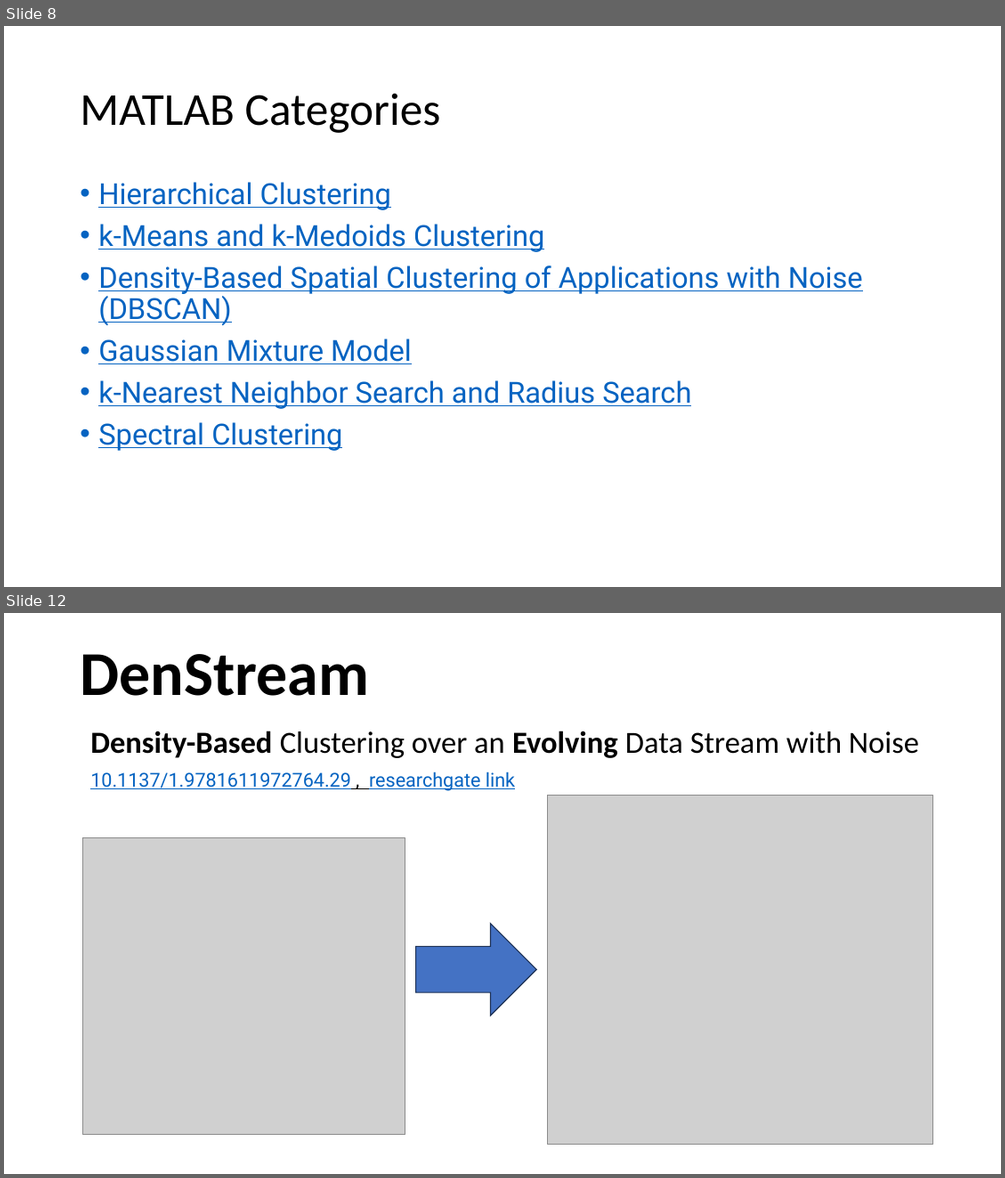
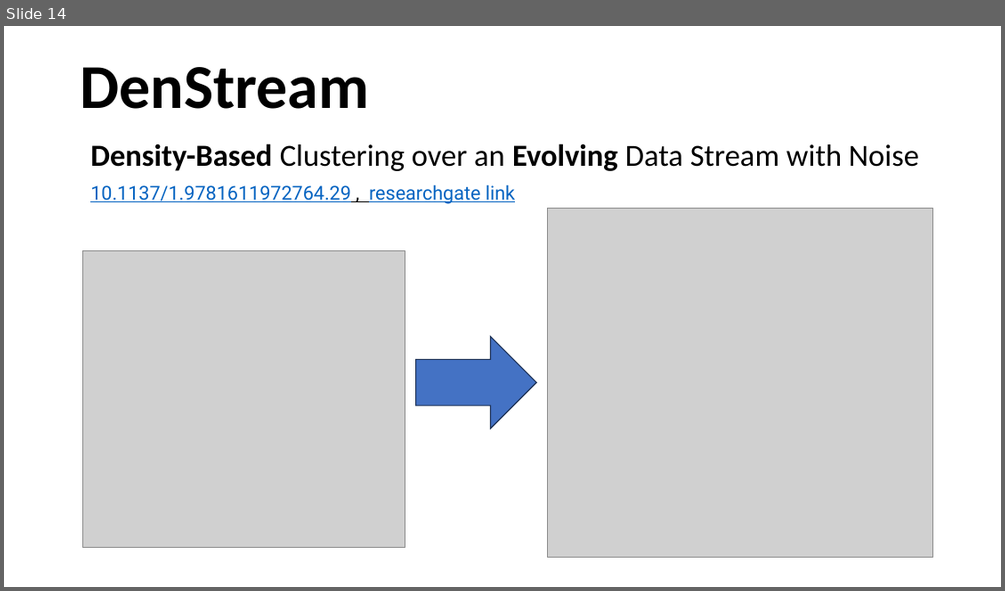
Before and after one commit to SC-One/ClusteringDataStream, a slide deck: Presentation/Data Mining in clustering.pptx. Shown one above the other, each under a label of ours: slides 8 and 12 before the commit, slide 14 after it; the slides between them are not shown. The pictures are 1005x1178 and 1005x591 pixels, drawn with LibreOffice and Linux fonts; fonts in the diff are those of the drawing; grey boxes stand for pictures. Boxes give left, top, right and bottom in pixels: in the first picture for what was removed or moved away, otherwise in the second. Text is boxed around its words. In the diff, an @@ line names an element or a change of style, - is before the commit and + after.

```diff
--- a/Presentation/Data Mining in clustering.pptx
+++ b/Presentation/Data Mining in clustering.pptx
@@ slide 8 removed at [4, 26, 1001, 587], background #FFFFFF @@
@@ title removed at [80, 93, 441, 133] @@
-MATLAB Categories
@@ text removed at [98, 182, 863, 451] @@
-• Hierarchical Clustering
-• k-Means and k-Medoids Clustering
-• Density-Based Spatial Clustering of Applications with Noise (DBSCAN)
-• Gaussian Mixture Model
-• k-Nearest Neighbor Search and Radius Search
-• Spectral Clustering
@@ what was slide 12 is now slide 14 @@
```
Also in this commit, not shown: 3 slides changed, 11 slides added, 4 other slides removed.
